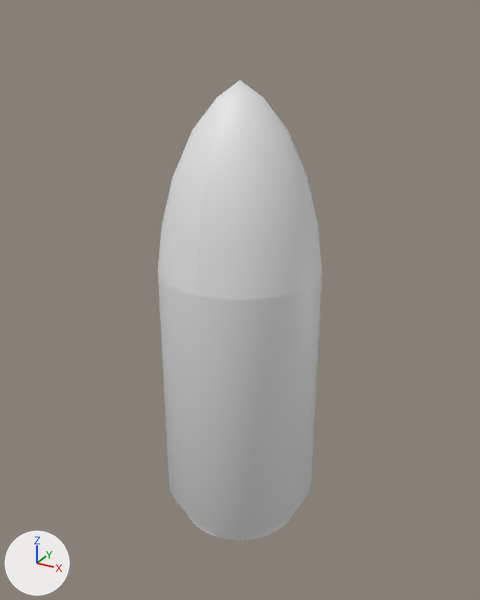
The Blender file Assets/fairing.blend, before and after one commit.
Camera for both pictures: a 50 mm lens placed at (2.82, -5.13, 3.47), pointed at (-0.04, 0.07, 0.87). Every picture has the same lights, and +X, +Y and +Z are marked at lower left.

Objects in the first picture: 'cap', 'cap.001', 'fairings'.
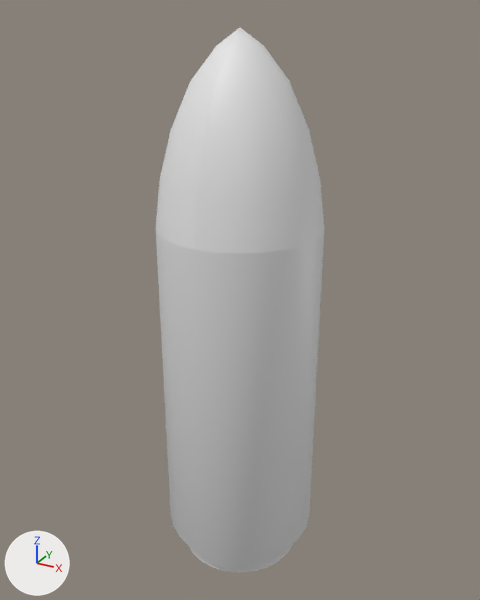
What differs and where, as boxes (x1, y1, x2, y2) in the pictures (480 x 600 px; the box of a moved part takes in the faces that stretch with it):
'fairings', reshaped (28% taller): before (158, 272, 322, 540); after (156, 230, 324, 573)
'cap', moved: before (196, 80, 322, 300); after (195, 28, 324, 254)
'cap.001', moved: before (158, 80, 240, 295); after (156, 28, 239, 250)
part 1 of me_cylinder_005, moved or reshaped: before (181, 506, 300, 540); after (185, 542, 295, 573)
part 2 of me_cylinder_005, moved or reshaped: before (167, 284, 309, 514); after (156, 230, 324, 561)

Edits to the bpy script that builds the scene:
```text
Change me_cylinder_005:
    where me_cylinder_005.from_pydata(...)  # 132 vertices, 111 faces; spans x 0.0..0.76, y -0.77..0.77, z -1.5..1.24
    used by ob_fairings; location = (0.0, 0.0, 0.0)
    me_cylinder_005 part 1: all 108 vertices in x 0.0..0.76, y -0.77..0.77, z -1.5..-1.2 are moved by (0.0, 0.0, -0.44)
    me_cylinder_005 part 2: all 24 vertices in x 0.0..0.76, y -0.77..0.77, z 1.24 are moved by (0.0, 0.0, 0.41)
Change ob_cap:
    ob_cap.location: (0.355, 0.0, 1.915) -> (0.355, 0.0, 2.325)
Change ob_cap_001:
    ob_cap_001.location: (-0.36, 0.0, 1.92) -> (-0.36, 0.0, 2.33)
```
